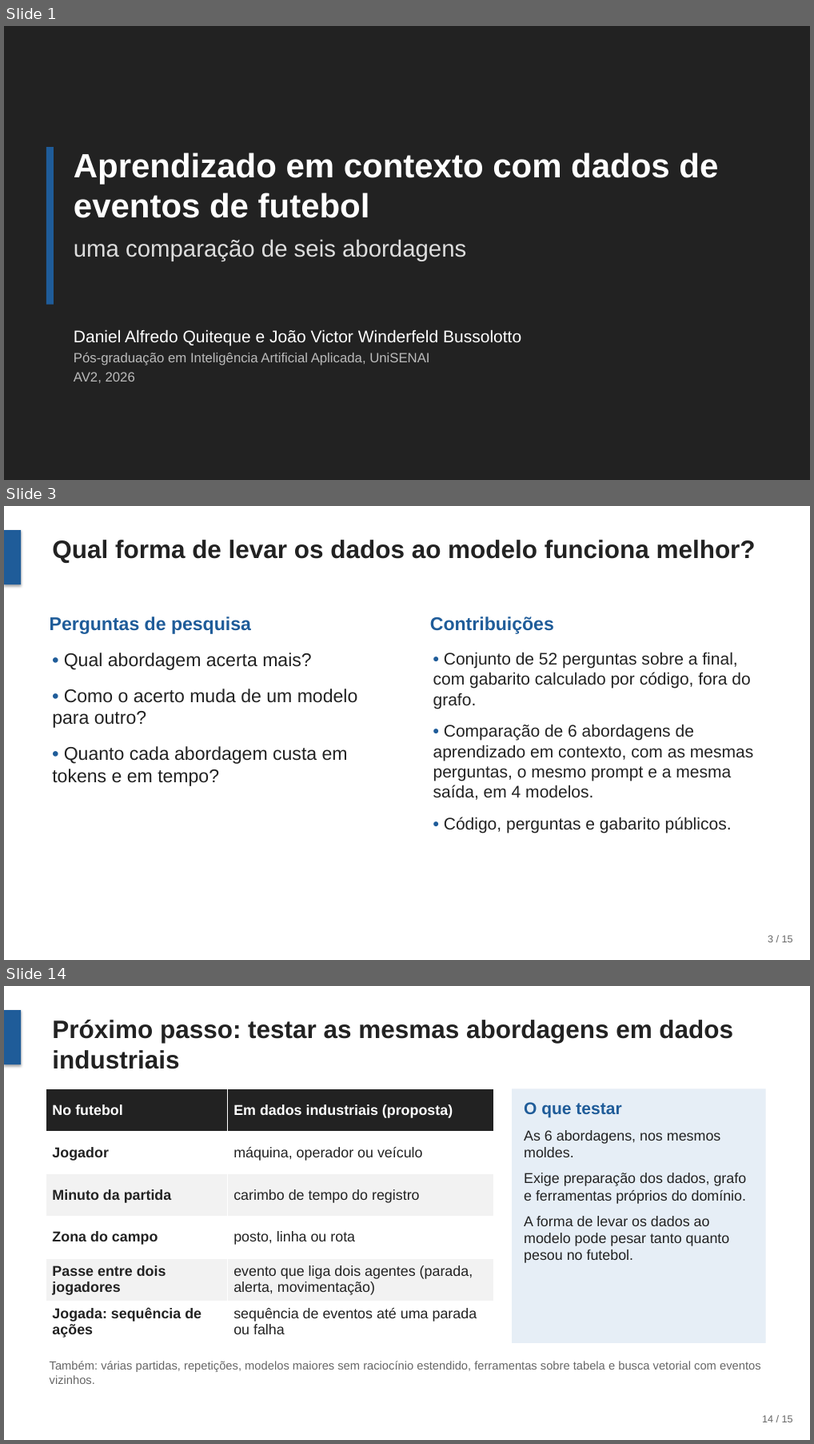
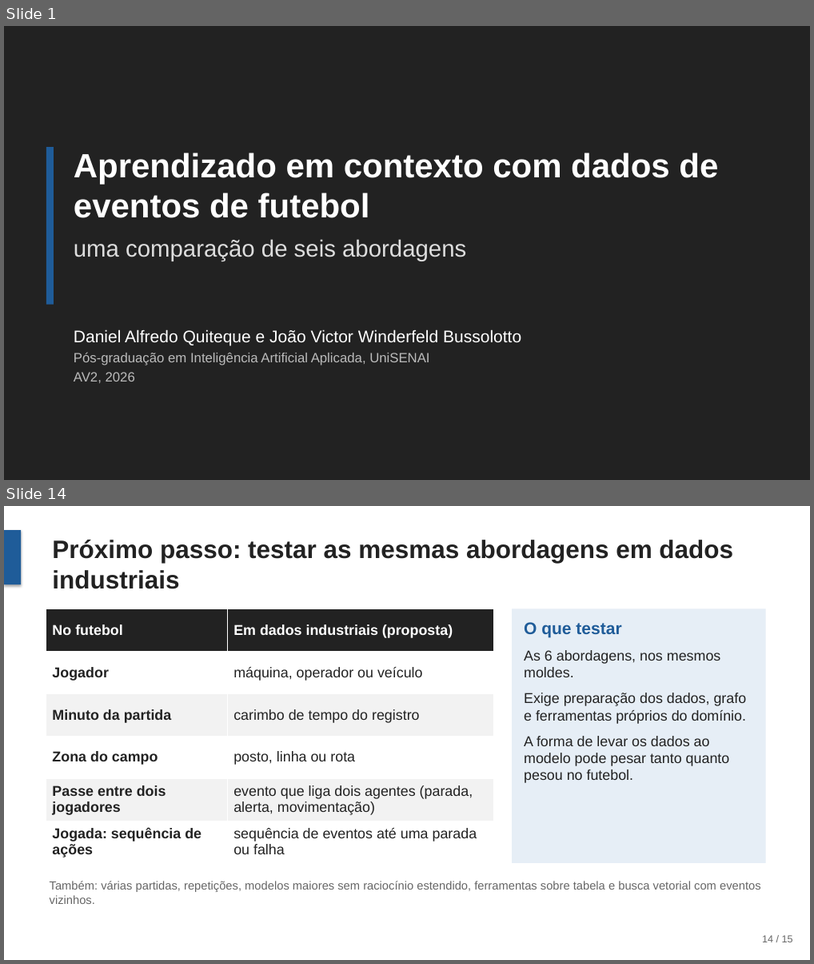
Before and after one commit to joaowinderfeldbussolotto/football-tactics-knowledge-graph, a slide deck: apresentacao/apresentacao.pptx. Shown one above the other, each under a label of ours: slides 1, 3 and 14 before the commit, slides 1 and 14 after it; the slides between them are not shown. The pictures are 814x1444 and 814x964 pixels, drawn with LibreOffice and Linux fonts; fonts in the diff are those of the drawing. Boxes give left, top, right and bottom in pixels: in the first picture for what was removed or moved away, otherwise in the second. Text is boxed around its words. In the diff, an @@ line names an element or a change of style, - is before the commit and + after.

```diff
--- a/apresentacao/apresentacao.pptx
+++ b/apresentacao/apresentacao.pptx
@@ slide 3 removed at (x1=4, y1=506, x2=810, y2=960), background #FFFFFF @@
@@ rectangle removed at (x1=4, y1=530, x2=21, y2=584) @@
@@ title removed at (x1=52, y1=540, x2=756, y2=563) @@
-Qual forma de levar os dados ao modelo funciona melhor?
@@ text removed at (x1=50, y1=616, x2=251, y2=634) @@
-Perguntas de pesquisa
@@ text removed at (x1=430, y1=616, x2=554, y2=634) @@
-Contribuições
@@ text removed at (x1=52, y1=652, x2=358, y2=786) @@
-• Qual abordagem acerta mais?
-• Como o acerto muda de um modelo para outro?
-• Quanto cada abordagem custa em tokens e em tempo?
@@ text removed at (x1=434, y1=652, x2=754, y2=832) @@
-• Conjunto de 52 perguntas sobre a final, com gabarito calculado por código, fora do grafo.
-• Comparação de 6 abordagens de aprendizado em contexto, com as mesmas perguntas, o mesmo prompt e a mesma saída, em 4 modelos.
-• Código, perguntas e gabarito públicos.
@@ text removed at (x1=768, y1=935, x2=794, y2=942) @@
-3 / 15
```
Also in this commit, not shown: 9 slides changed, 3 slides added, 2 other slides removed, 2 other files.
